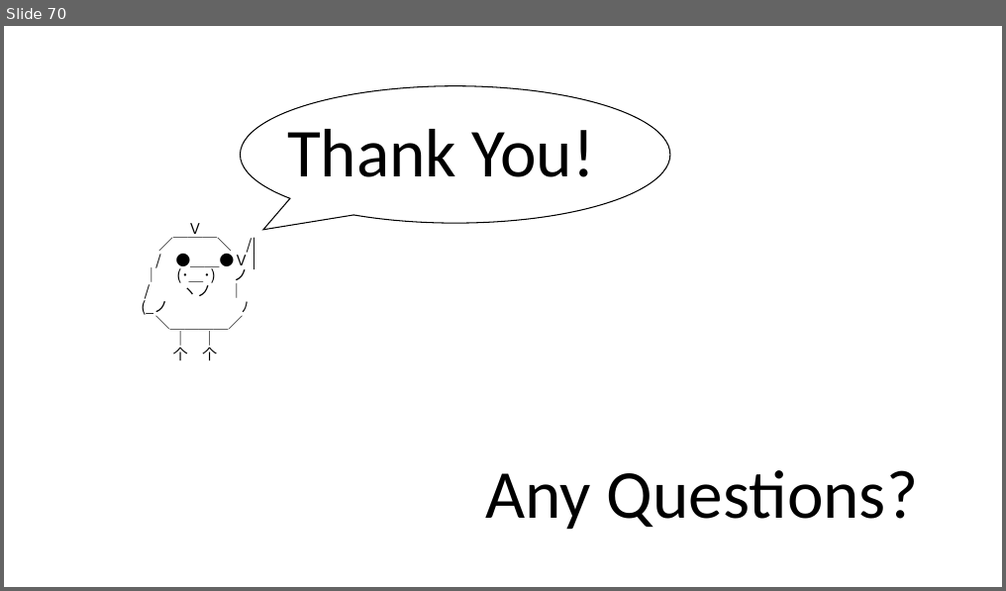
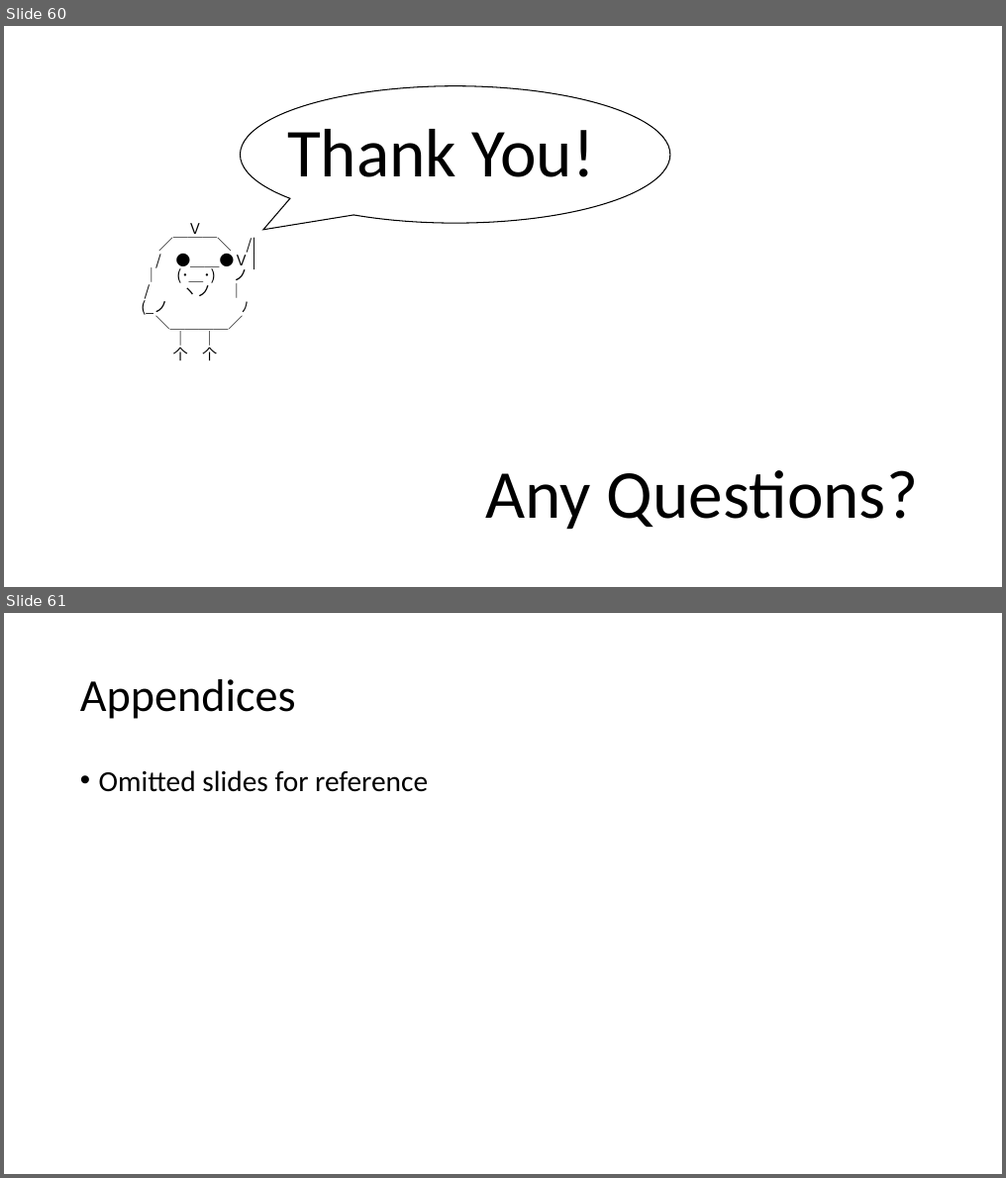
Before and after one commit to ackoroa/ppx_toMeta, a slide deck: report/Automated Meta-Programming to Support High Performance OCaml Codes.pptx. Shown one above the other, each under a label of ours: slide 70 before the commit, slides 60 and 61 after it. The pictures are 1006x591 and 1006x1178 pixels, drawn with LibreOffice and Linux fonts; fonts in the diff are those of the drawing. Boxes give left, top, right and bottom in pixels: in the first picture for what was removed or moved away, otherwise in the second. Text is boxed around its words. In the diff, an @@ line names an element or a change of style, - is before the commit and + after.

```diff
--- a/report/Automated Meta-Programming to Support High Performance OCaml Codes.pptx
+++ b/report/Automated Meta-Programming to Support High Performance OCaml Codes.pptx
@@ slide 61 added at [4, 613, 1002, 1174], background #FFFFFF @@
@@ title added at [80, 679, 296, 719], 44 pt, text #000000 @@
+Appendices
@@ text added at [99, 770, 428, 792], 28 pt, text #000000 @@
+• Omitted slides for reference
@@ what was slide 70 is now slide 60 @@
```
Also in this commit, not shown: 9 slides changed, 2 other slides added, 1 other file.
